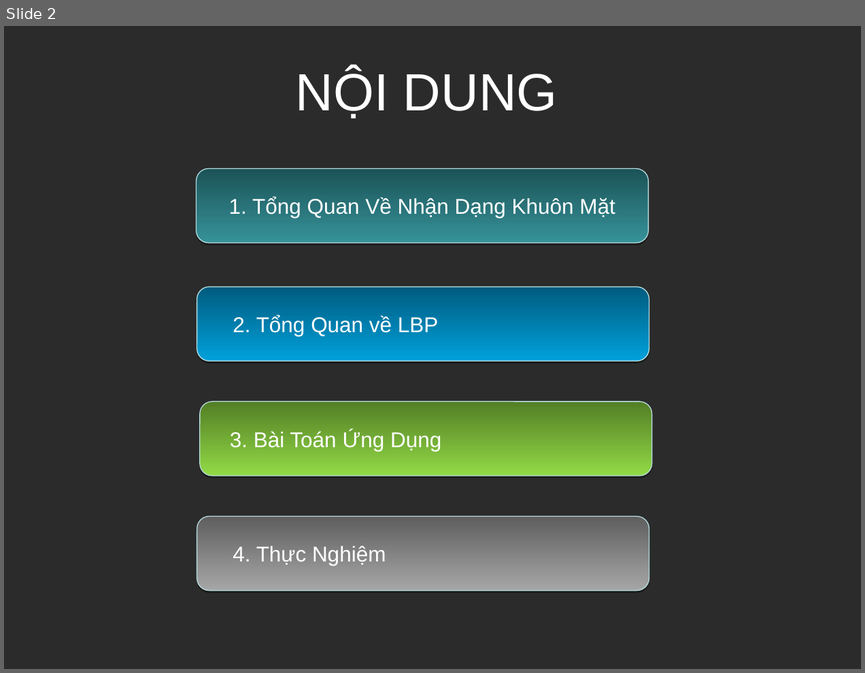
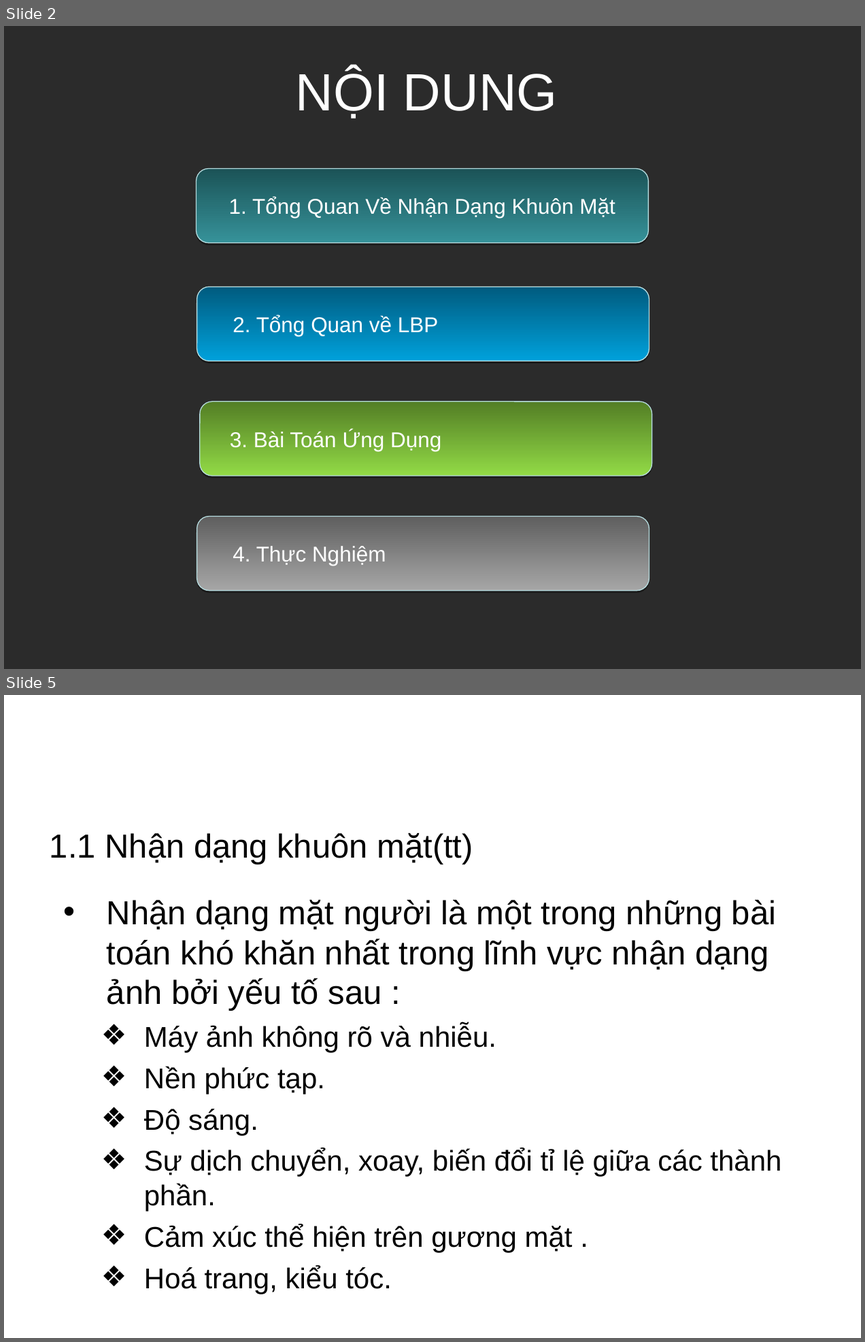
Before and after one commit to Alex7Huynh/lbp-group7, a slide deck: Slide.ppt. Shown one above the other, each under a label of ours: slide 2 before the commit, slides 2 and 5 after it; the slides between them are not shown. The pictures are 865x673 and 865x1342 pixels, drawn with LibreOffice and Linux fonts; fonts in the diff are those of the drawing; background and template pictures are left out; a plain dark background stands for a picture behind light text. Boxes give left, top, right and bottom in pixels: in the first picture for what was removed or moved away, otherwise in the second. Text is boxed around its words. In the diff, an @@ line names an element or a change of style, - is before the commit and + after.

Commit message:
Update slide (Nội Dung đến phần 2.3

```diff
--- a/Slide.ppt
+++ b/Slide.ppt
@@ slide 5 added at bbox=[4, 695, 861, 1338], background picture (left out) @@
@@ title added at bbox=[41, 706, 812, 791], 32 pt, text #FFFFFF @@
+1. Tổng Quan Về Nhận Dạng Khuôn Mặt
@@ text added at bbox=[50, 833, 473, 864], 28 pt, text #000000 @@
+  1.1 Nhận dạng khuôn mặt(tt)
@@ text added at bbox=[107, 900, 781, 1293], 24 pt, text #000000 @@
+  • Nhận dạng mặt người là một trong những bài toán khó khăn nhất trong lĩnh vực nhận dạng ảnh bởi yếu tố sau :
+    ❖ Máy ảnh không rõ và nhiễu.
+    ❖ Nền phức tạp.
+    ❖ Độ sáng.
+    ❖ Sự dịch chuyển, xoay, biến đổi tỉ lệ giữa các thành phần.
+    ❖ Cảm xúc thể hiện trên gương mặt .
+    ❖ Hoá trang, kiểu tóc.
```
Also in this commit, not shown: 15 other slides added, 1 slide removed.
